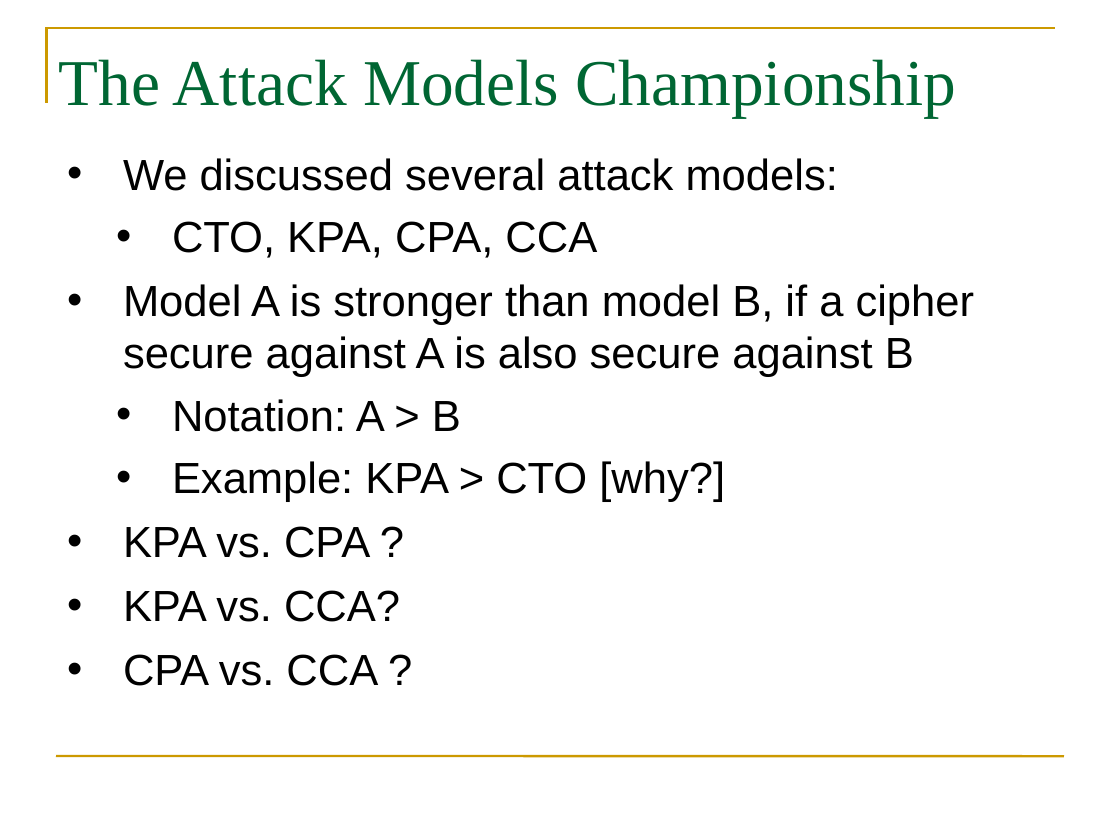
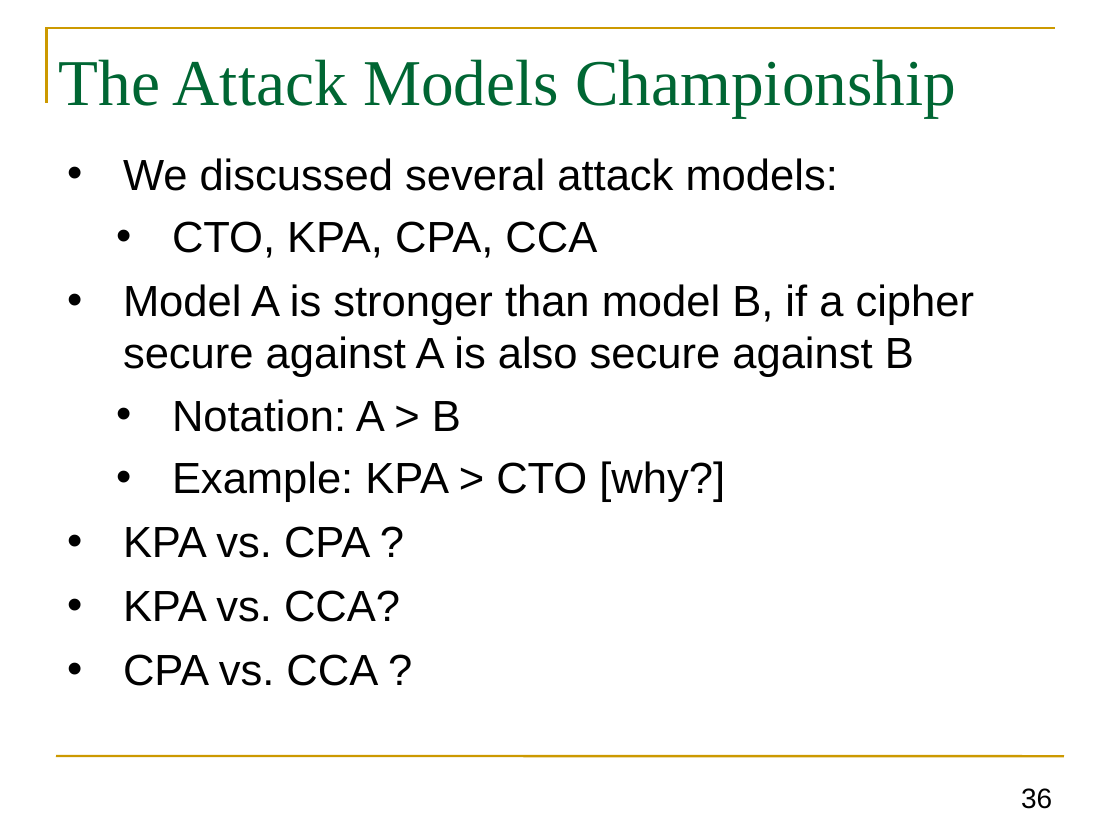
Before and after one commit to GhadaAlmashaqbeh/GhadaAlmashaqbeh.github.io, a slide deck: slide 36 of courses/cse3400-f2024/lecture2.pptx. Drawn at 1120x840 pixels with LibreOffice and Linux fonts; fonts in the diff are those of the drawing. Boxes give left, top, right and bottom in pixels: in the first picture for what was removed or moved away, otherwise in the second. Text is boxed around its words. In the diff, an @@ line names an element or a change of style, - is before the commit and + after.

```diff
--- a/courses/cse3400-f2024/lecture2.pptx
+++ b/courses/cse3400-f2024/lecture2.pptx
@@ page number added at (x1=1021, y1=788, x2=1052, y2=809), 18 pt, text #000000 @@
+36
```
Also in this commit, not shown: 7 other slides changed, 5 other files.
